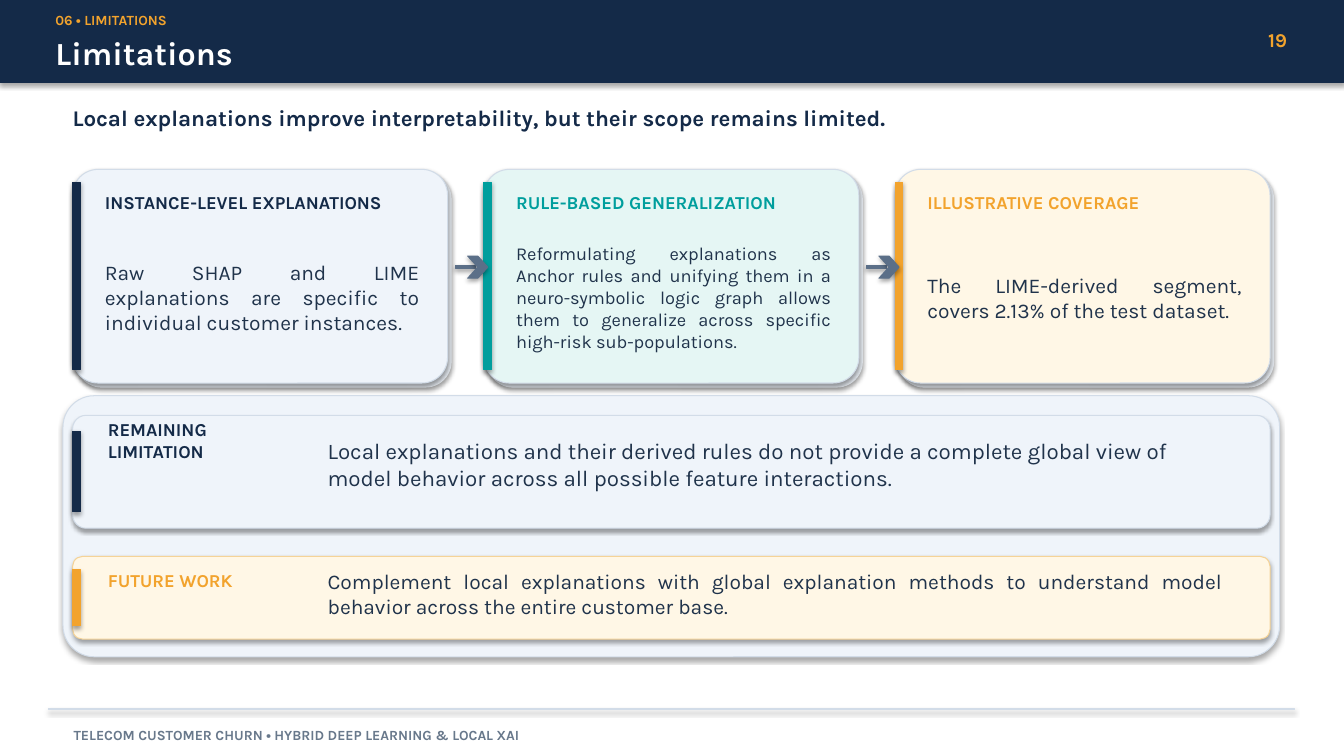
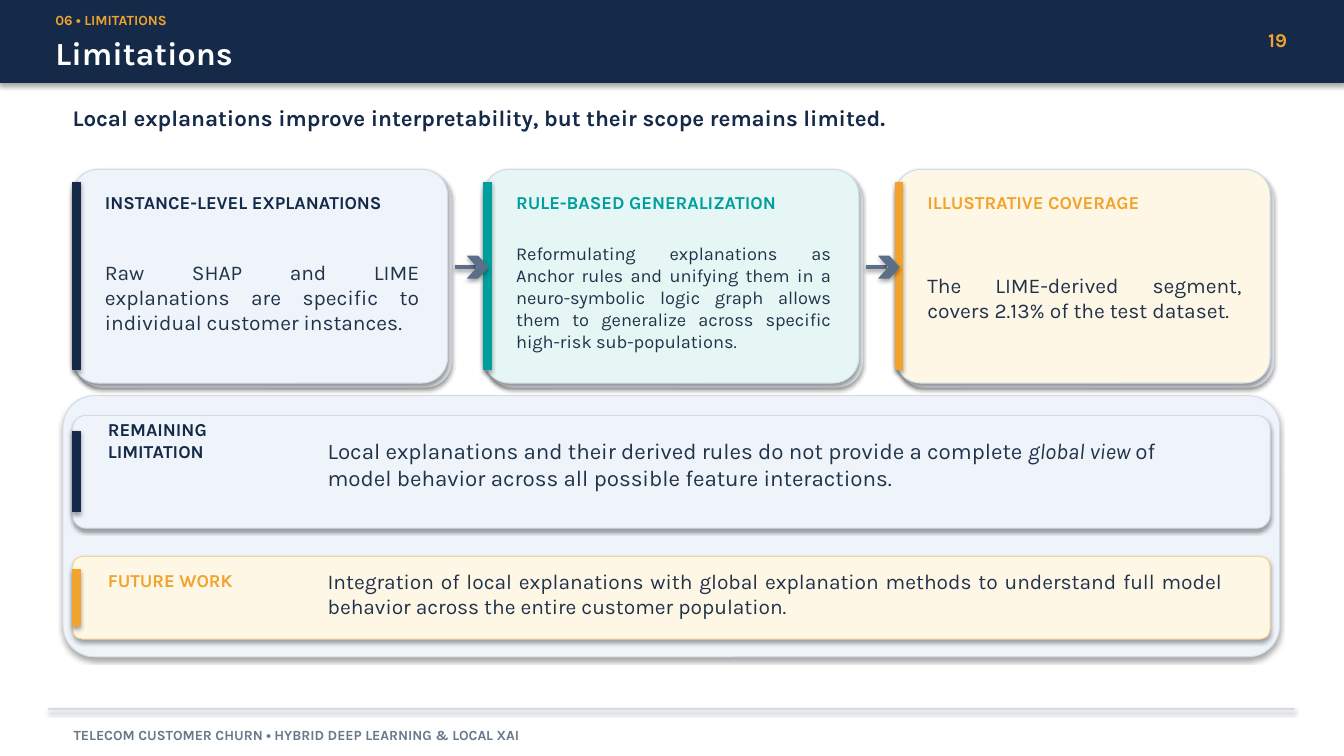
Before and after one commit to FanuelMichael/XAI_course-work, a slide deck: slide 19 of Power-point presentation/Presentation.pptx. Drawn at 1344x756 pixels with LibreOffice and Linux fonts; fonts in the diff are those of the drawing. Boxes give left, top, right and bottom in pixels: in the first picture for what was removed or moved away, otherwise in the second. Text is boxed around its words. In the diff, an @@ line names an element or a change of style, - is before the commit and + after.

```diff
--- a/Power-point presentation/Presentation.pptx
+++ b/Power-point presentation/Presentation.pptx
@@ text "Local explanations and their derived ..." at [328,443,1155,492]: italic on in "global view" @@
@@ text at [328,574,1222,619]: text changed @@
-Complement local explanations with global explanation methods to understand model behavior across the entire customer base.
+Integration of local explanations with global explanation methods to understand full model behavior across the entire customer population.
```
Also in this commit, not shown: 3 other slides changed, 1 other file.
